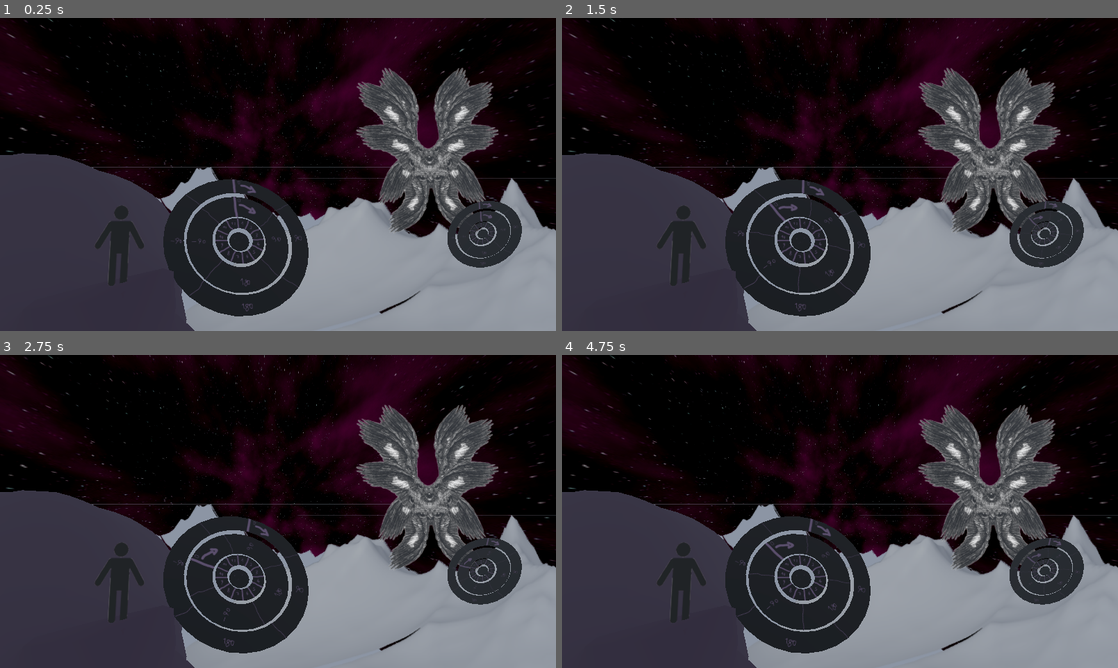
Above: before the commit, frames 1-4 (two rows, left to right).
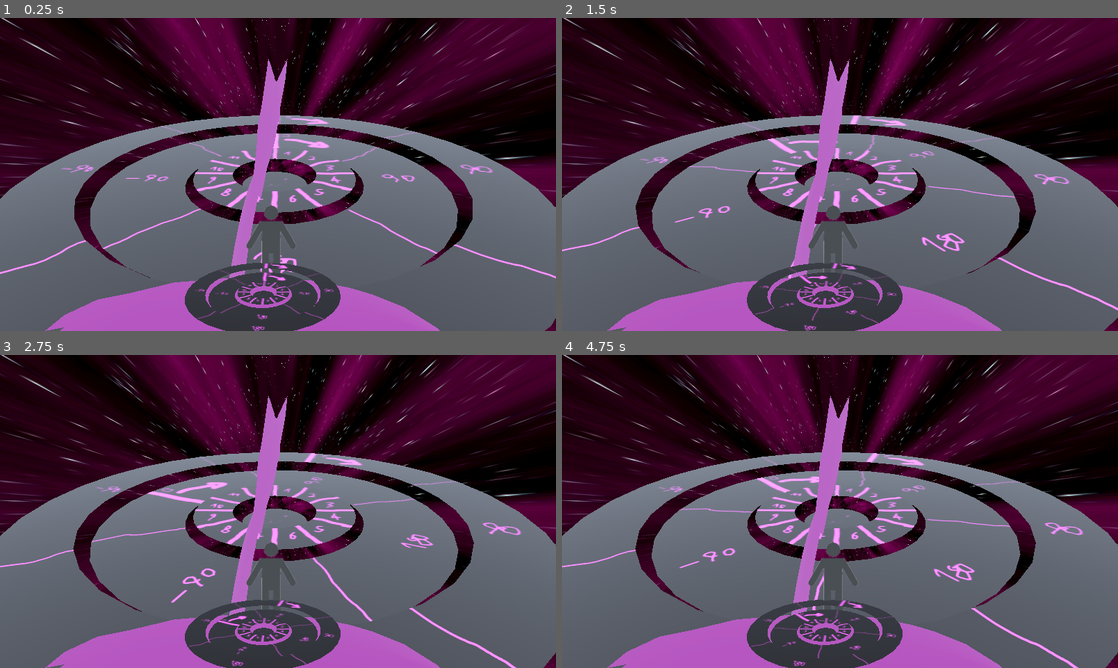
Above: after the commit, the same moments.

Repository: elpozewaunig/SacrilegiousTerminus
Game: Godot game, scene res://scenes/FightScenes/TheRift/TheRift.tscn
Two runs of this game, one before a commit and one after it. Both use one fixed random seed, a clock stepped at 60 frames per second and the inputs below. This scene is started directly instead of the project's main scene.
Inputs:
- Up to frame 1 (0.25 s): no input
- Up to frame 2 (1.5 s): tap Enter at 0.5 s; hold Right (input-right) 0.53-1.28 s; tap Space (input-next) at 0.6, 1.35 s; hold A (input-left) from 1.28 s (still down)
- Up to frame 3 (2.75 s): tap Space (input-next) at 2, 2.1 s; release A (input-left) at 2.03 s; hold Right (input-right) from 2.03 s (still down)
- Up to frame 4 (4.75 s): tap Space (input-next) at 2.85, 3.6, 4.35 s; tap Enter at 3.5 s; release Right (input-right) at 3.53 s; hold A (input-left) from 3.53 s (still down)

The runs differ from the first frame. In frame 1, 84% of the frame differs, in the area x 0-100%, y 0-100%; in frame 2, 84%; in frame 3, 84%; in frame 4, 84%.

Commit message:
Placerholder Scenes for all Levels

Diff:
--- /dev/null
+++ b/scenes/FightScenes/TheChurch/TheChurch.tscn
@@ -0,0 +1,56 @@
+[gd_scene load_steps=8 format=3 uid="uid://coj8cff6bnd1d"]
+
+[ext_resource type="Texture2D" uid="uid://0xx8lsd3qsf7" path="res://scenes/FightScenes/placeholders/14526816-strichmannchen-stickman-symbol-piktogramm-einfach-vektor-removebg-preview.png" id="2_t5gke"]
+[ext_resource type="ArrayMesh" uid="uid://qacqpw4p6l44" path="res://scenes/FightScenes/TheChurch/3DFront/Church1.obj" id="3_86ghy"]
+[ext_resource type="PackedScene" uid="uid://ccelpifkgb5xq" path="res://scenes/SpellCastWheel/SpellCastWheel.tscn" id="4_d7x5v"]
+
+[sub_resource type="ProceduralSkyMaterial" id="ProceduralSkyMaterial_xoc00"]
+
+[sub_resource type="Sky" id="Sky_iusol"]
+sky_material = SubResource("ProceduralSkyMaterial_xoc00")
+
+[sub_resource type="Environment" id="Environment_055ba"]
+background_mode = 2
+sky = SubResource("Sky_iusol")
+sky_custom_fov = 129.8
+sky_rotation = Vector3(-0.228638, 0, 0)
+ambient_light_color = Color(0.497937, 0.417187, 0.591134, 1)
+ambient_light_sky_contribution = 0.0
+ambient_light_energy = 0.0
+tonemap_exposure = 1.92
+glow_enabled = true
+fog_enabled = true
+
+[sub_resource type="CameraAttributesPractical" id="CameraAttributesPractical_nx174"]
+exposure_multiplier = 0.437
+
+[node name="TheRift" type="Node3D"]
+
+[node name="Camera3D" type="Camera3D" parent="."]
+transform = Transform3D(0.936948, -0.346439, 0.0459121, 0.250435, 0.757246, 0.603208, -0.243741, -0.553677, 0.796261, 1.355, 1.505, -0.675)
+fov = 74.1
+
+[node name="Protag" type="Sprite3D" parent="."]
+transform = Transform3D(0.124035, 0, 0.150467, 0, 0.195, 0, -0.150467, 0, 0.124035, 0.179, 0.008, -2.122)
+texture = ExtResource("2_t5gke")
+
+[node name="Robert" type="Sprite3D" parent="."]
+transform = Transform3D(0.139798, 0, -0.135947, 0, 0.195, 0, 0.135947, 0, 0.139798, 2.33004, 0.00887898, -2.18645)
+texture = ExtResource("2_t5gke")
+
+[node name="SpellCastWheel" parent="." instance=ExtResource("4_d7x5v")]
+transform = Transform3D(0.410222, 0, 0.159115, 0, 0.44, 0, -0.159115, 0, 0.410222, 0.213, -0.399, -2.123)
+
+[node name="SpellCastWheel2" parent="." instance=ExtResource("4_d7x5v")]
+transform = Transform3D(0.312211, 0, -0.310039, 0, 0.44, 0, 0.310039, 0, 0.312211, 2.283, -0.399, -2.123)
+
+[node name="WorldEnvironment" type="WorldEnvironment" parent="."]
+environment = SubResource("Environment_055ba")
+camera_attributes = SubResource("CameraAttributesPractical_nx174")
+
+[node name="Church1" type="MeshInstance3D" parent="."]
+transform = Transform3D(-6.55671e-09, 0, 0.15, 0, 0.15, 0, -0.15, 0, -6.55671e-09, 1.16937, -2.13516, -4.12983)
+mesh = ExtResource("3_86ghy")
+
+[node name="SpotLight3D" type="SpotLight3D" parent="."]
+transform = Transform3D(1, 0, 0, 0, 0.0738823, 0.997267, 0, -0.997267, 0.0738823, 1.09042, 1.13716, -2.13774)
--- /dev/null
+++ b/scenes/FightScenes/TheCountrySide/TheCountrySide.tscn
@@ -0,0 +1,55 @@
+[gd_scene load_steps=10 format=3 uid="uid://bihqmqmhy5qrk"]
+
+[ext_resource type="Texture2D" uid="uid://0xx8lsd3qsf7" path="res://scenes/FightScenes/placeholders/14526816-strichmannchen-stickman-symbol-piktogramm-einfach-vektor-removebg-preview.png" id="1_jmr8u"]
+[ext_resource type="PackedScene" uid="uid://ccelpifkgb5xq" path="res://scenes/SpellCastWheel/SpellCastWheel.tscn" id="2_2k6fj"]
+[ext_resource type="Texture2D" uid="uid://c1jpuah8esq03" path="res://scenes/FightScenes/placeholders/tweet-shiraaa-picsart-02-06-06-47-29-removebg-preview.png" id="2_8jbw0"]
+[ext_resource type="Texture2D" uid="uid://btjnrke4c1pf3" path="res://scenes/FightScenes/TheMountain/Skybox/spacenopink.jpg" id="3_g3qk6"]
+[ext_resource type="ArrayMesh" uid="uid://doauu2not8aks" path="res://scenes/FightScenes/TheCountrySide/CountrySide1.obj" id="5_vwdhb"]
+
+[sub_resource type="PanoramaSkyMaterial" id="PanoramaSkyMaterial_ow5hs"]
+panorama = ExtResource("3_g3qk6")
+
+[sub_resource type="Sky" id="Sky_iusol"]
+sky_material = SubResource("PanoramaSkyMaterial_ow5hs")
+
+[sub_resource type="Environment" id="Environment_055ba"]
+background_mode = 2
+sky = SubResource("Sky_iusol")
+sky_rotation = Vector3(-0.228638, 0, 0)
+ambient_light_color = Color(0.497937, 0.417187, 0.591134, 1)
+ambient_light_sky_contribution = 0.0
+ambient_light_energy = 0.0
+tonemap_exposure = 1.92
+glow_enabled = true
+fog_enabled = true
+
+[sub_resource type="CameraAttributesPractical" id="CameraAttributesPractical_nx174"]
+exposure_multiplier = 0.437
+
+[node name="TheRift" type="Node3D"]
+
+[node name="Camera3D" type="Camera3D" parent="."]
+transform = Transform3D(1, 0, 0, 0, 0.968583, -0.24869, 0, 0.24869, 0.968583, 1.016, -1.154, 2.384)
+fov = 61.2
+
+[node name="Protag" type="Sprite3D" parent="."]
+transform = Transform3D(0.182756, 0.0256697, -0.0629777, -0.0320894, 0.191759, -0.0149602, 0.0599616, 0.0243846, 0.183943, 1.61, -1.078, 1.562)
+texture = ExtResource("1_jmr8u")
+
+[node name="Enemy" type="Sprite3D" parent="."]
+transform = Transform3D(0.357826, 0, -0.0395044, 0, 0.36, 0, 0.0395044, 0, 0.357826, 0.489, 0.044, -2.186)
+texture = ExtResource("2_8jbw0")
+
+[node name="SpellCastWheel" parent="." instance=ExtResource("2_2k6fj")]
+transform = Transform3D(0.278687, -0.34049, 1.48833e-08, 0, -1.9233e-08, -0.44, 0.340489, 0.278688, -1.21818e-08, 1.328, -0.924, 1.123)
+
+[node name="SpellCastWheel2" parent="." instance=ExtResource("2_2k6fj")]
+transform = Transform3D(-0.360043, 0.451172, -0.359462, -0.27214, 0.240769, 0.574778, 0.508634, 0.448189, 0.0530807, -0.692, -0.08, -1.634)
+
+[node name="WorldEnvironment" type="WorldEnvironment" parent="."]
+environment = SubResource("Environment_055ba")
+camera_attributes = SubResource("CameraAttributesPractical_nx174")
+
+[node name="CountrySide1" type="MeshInstance3D" parent="."]
+transform = Transform3D(-4.37114e-09, 0, -0.1, 0, 0.1, 0, 0.1, 0, -4.37114e-09, 0.938697, -1.90746, -1.34375)
+mesh = ExtResource("5_vwdhb")
--- /dev/null
+++ b/scenes/FightScenes/TheMountain/Skybox/SpaceSkyBox.tres
@@ -0,0 +1,6 @@
+[gd_resource type="PanoramaSkyMaterial" load_steps=2 format=3 uid="uid://di53o2e08jnik"]
+
+[ext_resource type="Texture2D" uid="uid://sumv4w64qs8j" path="res://scenes/FightScenes/TheMountain/Skybox/space.jpg" id="1_gof7n"]
+
+[resource]
+panorama = ExtResource("1_gof7n")
--- /dev/null
+++ b/scenes/FightScenes/TheMountain/TheMountain.tscn
@@ -0,0 +1,62 @@
+[gd_scene load_steps=11 format=3 uid="uid://b0cfnqq0xj6ro"]
+
+[ext_resource type="ArrayMesh" uid="uid://dgxd07skcrmye" path="res://scenes/FightScenes/TheMountain/3DFront/cliffside.obj" id="1_a22vp"]
+[ext_resource type="Texture2D" uid="uid://0xx8lsd3qsf7" path="res://scenes/FightScenes/placeholders/14526816-strichmannchen-stickman-symbol-piktogramm-einfach-vektor-removebg-preview.png" id="2_u43d2"]
+[ext_resource type="Texture2D" uid="uid://c1jpuah8esq03" path="res://scenes/FightScenes/placeholders/tweet-shiraaa-picsart-02-06-06-47-29-removebg-preview.png" id="3_1ijaa"]
+[ext_resource type="PackedScene" uid="uid://ccelpifkgb5xq" path="res://scenes/SpellCastWheel/SpellCastWheel.tscn" id="4_v1hvn"]
+[ext_resource type="Material" uid="uid://di53o2e08jnik" path="res://scenes/FightScenes/TheMountain/Skybox/SpaceSkyBox.tres" id="5_x87l0"]
+[ext_resource type="Texture2D" uid="uid://clo06kexhsdk5" path="res://scenes/FightScenes/TheMountain/ParallaxLayerTexts/layer1.png" id="6_k1qaw"]
+[ext_resource type="Texture2D" uid="uid://bqessv6mtjusq" path="res://scenes/FightScenes/TheMountain/ParallaxLayerTexts/layer2.png" id="7_3qoeg"]
+
+[sub_resource type="Sky" id="Sky_iusol"]
+sky_material = ExtResource("5_x87l0")
+
+[sub_resource type="Environment" id="Environment_055ba"]
+background_mode = 2
+sky = SubResource("Sky_iusol")
+sky_custom_fov = 129.8
+ambient_light_color = Color(0.497937, 0.417187, 0.591134, 1)
+ambient_light_sky_contribution = 0.0
+ambient_light_energy = 0.4
+tonemap_exposure = 1.13
+glow_enabled = true
+fog_enabled = true
+
+[sub_resource type="CameraAttributesPractical" id="CameraAttributesPractical_nx174"]
+exposure_multiplier = 0.437
+
+[node name="TheRift" type="Node3D"]
+
+[node name="Camera3D" type="Camera3D" parent="."]
+transform = Transform3D(1, 0, 0, 0, 0.992546, -0.121869, 0, 0.121869, 0.992546, 0.23, 0.415, -0.435)
+fov = 50.0
+
+[node name="Cliffside" type="MeshInstance3D" parent="."]
+transform = Transform3D(1, 0, 0, 0, 1, 0, 0, 0, 1, -0.253, 0.01, 0.226)
+mesh = ExtResource("1_a22vp")
+
+[node name="Protag" type="Sprite3D" parent="."]
+transform = Transform3D(0.195, 0, 0, 0, 0.195, 0, 0, 0, 0.195, -1.516, 0.091, -4.197)
+texture = ExtResource("2_u43d2")
+
+[node name="Enemy" type="Sprite3D" parent="."]
+transform = Transform3D(0.88, 0, 0, 0, 0.88, 0, 0, 0, 0.88, 4.37, 2.287, -9.541)
+texture = ExtResource("3_1ijaa")
+
+[node name="SpellCastWheel" parent="." instance=ExtResource("4_v1hvn")]
+transform = Transform3D(1.09528, 0.370278, 0.209476, 0, 0.578562, -1.02269, -0.425425, 0.953302, 0.539308, -0.395682, 0, -5.95621)
+
+[node name="SpellCastWheel2" parent="." instance=ExtResource("4_v1hvn")]
+transform = Transform3D(0.467647, -0.642648, -0.201769, 0.178624, 0.355154, -0.717188, 0.649461, 0.365061, 0.342535, 4.93, 0, -8.239)
+
+[node name="WorldEnvironment" type="WorldEnvironment" parent="."]
+environment = SubResource("Environment_055ba")
+camera_attributes = SubResource("CameraAttributesPractical_nx174")
+
+[node name="PrallaxLayer1" type="Sprite3D" parent="."]
+transform = Transform3D(10, 0, 0, 0, 10, 0, 0, 0, 10, 36.39, -9.975, -77.154)
+texture = ExtResource("6_k1qaw")
+
+[node name="PrallaxLayer2" type="Sprite3D" parent="."]
+transform = Transform3D(100, 0, 0, 0, 100, 0, 0, 0, 100, -242.35, -87.25, -643.267)
+texture = ExtResource("7_3qoeg")
--- a/scenes/FightScenes/TheRift/TheRift.tscn
+++ b/scenes/FightScenes/TheRift/TheRift.tscn
@@ -1,27 +1,21 @@
-[gd_scene load_steps=12 format=3 uid="uid://b0cfnqq0xj6ro"]
+[gd_scene load_steps=8 format=3 uid="uid://icf506yysjwv"]
 
-[ext_resource type="ArrayMesh" uid="uid://dgxd07skcrmye" path="res://scenes/FightScenes/TheRift/3DFront/cliffside.obj" id="1_eq085"]
-[ext_resource type="Texture2D" uid="uid://0xx8lsd3qsf7" path="res://scenes/FightScenes/placeholders/14526816-strichmannchen-stickman-symbol-piktogramm-einfach-vektor-removebg-preview.png" id="2_8p3rk"]
-[ext_resource type="Texture2D" uid="uid://c1jpuah8esq03" path="res://scenes/FightScenes/placeholders/tweet-shiraaa-picsart-02-06-06-47-29-removebg-preview.png" id="3_i0cr4"]
-[ext_resource type="PackedScene" uid="uid://ccelpifkgb5xq" path="res://scenes/SpellCastWheel/SpellCastWheel.tscn" id="4_1qrmd"]
-[ext_resource type="Texture2D" uid="uid://sumv4w64qs8j" path="res://scenes/FightScenes/TheRift/Skybox/space.jpg" id="5_85042"]
-[ext_resource type="Texture2D" uid="uid://clo06kexhsdk5" path="res://scenes/FightScenes/TheRift/PrallaxLayerTexts/paralaxlayer1.png" id="5_tx0kx"]
-[ext_resource type="Texture2D" uid="uid://bqessv6mtjusq" path="res://scenes/FightScenes/TheRift/PrallaxLayerTexts/paralaxlayer2.png" id="6_1yfnl"]
-
-[sub_resource type="PanoramaSkyMaterial" id="PanoramaSkyMaterial_ss00f"]
-panorama = ExtResource("5_85042")
+[ext_resource type="ArrayMesh" uid="uid://dgxd07skcrmye" path="res://scenes/FightScenes/TheMountain/3DFront/cliffside.obj" id="1_fpn6q"]
+[ext_resource type="Texture2D" uid="uid://0xx8lsd3qsf7" path="res://scenes/FightScenes/placeholders/14526816-strichmannchen-stickman-symbol-piktogramm-einfach-vektor-removebg-preview.png" id="2_sqrb7"]
+[ext_resource type="PackedScene" uid="uid://ccelpifkgb5xq" path="res://scenes/SpellCastWheel/SpellCastWheel.tscn" id="4_mhwm0"]
+[ext_resource type="Material" uid="uid://di53o2e08jnik" path="res://scenes/FightScenes/TheMountain/Skybox/SpaceSkyBox.tres" id="5_c6k1k"]
 
 [sub_resource type="Sky" id="Sky_iusol"]
-sky_material = SubResource("PanoramaSkyMaterial_ss00f")
+sky_material = ExtResource("5_c6k1k")
 
 [sub_resource type="Environment" id="Environment_055ba"]
 background_mode = 2
 sky = SubResource("Sky_iusol")
-sky_custom_fov = 129.8
-ambient_light_color = Color(0.497937, 0.417187, 0.591134, 1)
+sky_custom_fov = 171.1
+ambient_light_color = Color(0.949877, 0.375185, 1, 1)
 ambient_light_sky_contribution = 0.0
 ambient_light_energy = 0.4
-tonemap_exposure = 1.13
+tonemap_exposure = 4.89
 glow_enabled = true
 fog_enabled = true
 
@@ -35,31 +29,23 @@
 fov = 50.0
 
 [node name="Cliffside" type="MeshInstance3D" parent="."]
-transform = Transform3D(1, 0, 0, 0, 1, 0, 0, 0, 1, -0.253, 0.01, 0.226)
-mesh = ExtResource("1_eq085")
+transform = Transform3D(1, 0, 0, 0, 1, 0, 0, 0, 1, 5.197, -2.045, 4.361)
+mesh = ExtResource("1_fpn6q")
+
+[node name="Cliffside2" type="MeshInstance3D" parent="."]
+transform = Transform3D(0.191871, -0.103049, 0, 0.98142, 0.0201465, 0, 0, 0, 1, 0.217, 4.13, -2.068)
+mesh = ExtResource("1_fpn6q")
 
 [node name="Protag" type="Sprite3D" parent="."]
-transform = Transform3D(0.195, 0, 0, 0, 0.195, 0, 0, 0, 0.195, -1.516, 0.091, -4.197)
-texture = ExtResource("2_8p3rk")
+transform = Transform3D(0.195, 0, 0, 0, 0.195, 0, 0, 0, 0.195, 0.154, 0.091, -4.197)
+texture = ExtResource("2_sqrb7")
 
-[node name="Enemy" type="Sprite3D" parent="."]
-transform = Transform3D(0.88, 0, 0, 0, 0.88, 0, 0, 0, 0.88, 4.37, 2.287, -9.541)
-texture = ExtResource("3_i0cr4")
+[node name="SpellCastWheel" parent="." instance=ExtResource("4_mhwm0")]
+transform = Transform3D(0.685, 0, 0, 0, 0.667444, -0.154091, 0, 0.154091, 0.667444, 0.099, -0.3, -3.571)
 
-[node name="SpellCastWheel" parent="." instance=ExtResource("4_1qrmd")]
-transform = Transform3D(1.09528, 0.370278, 0.209476, 0, 0.578562, -1.02269, -0.425425, 0.953302, 0.539308, -0.395682, 0, -5.95621)
-
-[node name="SpellCastWheel2" parent="." instance=ExtResource("4_1qrmd")]
-transform = Transform3D(0.467647, -0.642648, -0.201769, 0.178624, 0.355154, -0.717188, 0.649461, 0.365061, 0.342535, 4.93, 0, -8.239)
+[node name="SpellCastWheel2" parent="." instance=ExtResource("4_mhwm0")]
+transform = Transform3D(9.545, 0, 0, 0, 8.26621, -4.7725, 0, 4.7725, 8.26621, 0.094, 1.72, -14.296)
 
 [node name="WorldEnvironment" type="WorldEnvironment" parent="."]
 environment = SubResource("Environment_055ba")
 camera_attributes = SubResource("CameraAttributesPractical_nx174")
-
-[node name="PrallaxLayer1" type="Sprite3D" parent="."]
-transform = Transform3D(10, 0, 0, 0, 10, 0, 0, 0, 10, 36.39, -9.975, -77.154)
-texture = ExtResource("5_tx0kx")
-
-[node name="PrallaxLayer2" type="Sprite3D" parent="."]
-transform = Transform3D(100, 0, 0, 0, 100, 0, 0, 0, 100, -242.35, -87.25, -643.267)
-texture = ExtResource("6_1yfnl")
--- /dev/null
+++ b/scenes/FightScenes/TheVillage/TheVillage.tscn
@@ -0,0 +1,68 @@
+[gd_scene load_steps=11 format=3 uid="uid://cuwok6iq6ff7t"]
+
+[ext_resource type="Texture2D" uid="uid://0xx8lsd3qsf7" path="res://scenes/FightScenes/placeholders/14526816-strichmannchen-stickman-symbol-piktogramm-einfach-vektor-removebg-preview.png" id="1_s5lov"]
+[ext_resource type="PackedScene" uid="uid://ccelpifkgb5xq" path="res://scenes/SpellCastWheel/SpellCastWheel.tscn" id="3_7ijdh"]
+[ext_resource type="Texture2D" uid="uid://btjnrke4c1pf3" path="res://scenes/FightScenes/TheMountain/Skybox/spacenopink.jpg" id="4_uygc6"]
+[ext_resource type="ArrayMesh" uid="uid://besrpbginhriq" path="res://scenes/FightScenes/TheVillage/3DFront/Village1.obj" id="5_ugspl"]
+[ext_resource type="Texture2D" uid="uid://txddjmwdrtoo" path="res://scenes/FightScenes/TheVillage/ParallaxLayerTexts/layer1.png" id="6_p8xve"]
+[ext_resource type="Texture2D" uid="uid://dcofc1qacn0yx" path="res://scenes/FightScenes/TheVillage/ParallaxLayerTexts/layer2.png" id="7_typ2b"]
+
+[sub_resource type="PanoramaSkyMaterial" id="PanoramaSkyMaterial_ow5hs"]
+panorama = ExtResource("4_uygc6")
+
+[sub_resource type="Sky" id="Sky_iusol"]
+sky_material = SubResource("PanoramaSkyMaterial_ow5hs")
+
+[sub_resource type="Environment" id="Environment_055ba"]
+background_mode = 2
+sky = SubResource("Sky_iusol")
+sky_rotation = Vector3(-0.228638, 0, 0)
+ambient_light_color = Color(0.497937, 0.417187, 0.591134, 1)
+ambient_light_sky_contribution = 0.0
+ambient_light_energy = 0.0
+tonemap_exposure = 1.92
+glow_enabled = true
+fog_enabled = true
+
+[sub_resource type="CameraAttributesPractical" id="CameraAttributesPractical_nx174"]
+exposure_multiplier = 0.437
+
+[node name="TheRift" type="Node3D"]
+
+[node name="Camera3D" type="Camera3D" parent="."]
+transform = Transform3D(0.350207, 0, -0.936672, 0, 1, 0, 0.936672, 0, 0.350207, 2.641, 3.231, 9.415)
+fov = 61.2
+
+[node name="Protag" type="Sprite3D" parent="."]
+transform = Transform3D(0.0381529, 0, -0.363001, 0, 0.365, 0, 0.363001, 0, 0.0381529, 8.11, 1.896, 8.54)
+texture = ExtResource("1_s5lov")
+
+[node name="Pope" type="Sprite3D" parent="."]
+transform = Transform3D(0.241531, 0, -0.266951, 0, 0.36, 0, 0.266951, 0, 0.241531, 7.9249, 1.35132, 1.75236)
+texture = ExtResource("1_s5lov")
+
+[node name="SpellCastWheel" parent="." instance=ExtResource("3_7ijdh")]
+transform = Transform3D(-0.20935, -0.758939, -0.246594, 0, 0.254939, -0.784622, 0.797996, -0.199104, -0.0646928, 6.931, 3.214, 10.169)
+
+[node name="SpellCastWheel2" parent="." instance=ExtResource("3_7ijdh")]
+transform = Transform3D(-0.0740072, -0.728585, -0.717155, -1.01975, 0.103583, 1.79217e-07, 0.0724729, 0.713483, -0.732335, 9.755, 2.522, 1.189)
+
+[node name="WorldEnvironment" type="WorldEnvironment" parent="."]
+environment = SubResource("Environment_055ba")
+camera_attributes = SubResource("CameraAttributesPractical_nx174")
+
+[node name="Village1" type="MeshInstance3D" parent="."]
+transform = Transform3D(1, 0, 0, 0, 1, 0, 0, 0, 1, 4.63601, 1.0264, 12.5934)
+mesh = ExtResource("5_ugspl")
+
+[node name="Sprite3D" type="Sprite3D" parent="."]
+transform = Transform3D(0.45109, 0, -2.189, 0, 2.235, 0, 2.189, 0, 0.45109, 38.3404, 3.49025, 11.9191)
+texture = ExtResource("6_p8xve")
+
+[node name="Sprite3D2" type="Sprite3D" parent="."]
+transform = Transform3D(6.55733, 0, -9.43512, 0, 11.49, 0, 9.43512, 0, 6.55733, 72.278, 3.49025, -64.1466)
+texture = ExtResource("7_typ2b")
+
+[node name="Sprite3D3" type="Sprite3D" parent="."]
+transform = Transform3D(1.2742, 0, 11.4191, 0, 11.49, 0, -11.4191, 0, 1.2742, 90.0211, 3.49025, 12.7107)
+texture = ExtResource("7_typ2b")
Not shown, added: scenes/FightScenes/TheChurch/3DFront/Church1.obj
Not shown, added: scenes/FightScenes/TheChurch/3DFront/Church1.obj.import
Not shown, added: scenes/FightScenes/TheCountrySide/CountrySide1.obj.import
Renamed: scenes/FightScenes/TheRift/3DFront/cliffside.obj -> scenes/FightScenes/TheMountain/3DFront/cliffside.obj
Not shown, added: scenes/FightScenes/TheMountain/3DFront/cliffside.obj.import
Renamed: scenes/FightScenes/TheRift/PrallaxLayerTexts/paralaxlayer1.png -> scenes/FightScenes/TheMountain/ParallaxLayerTexts/layer1.png
Not shown, added: scenes/FightScenes/TheMountain/ParallaxLayerTexts/layer1.png.import
Renamed: scenes/FightScenes/TheRift/PrallaxLayerTexts/paralaxlayer2.png -> scenes/FightScenes/TheMountain/ParallaxLayerTexts/layer2.png
Not shown, added: scenes/FightScenes/TheMountain/ParallaxLayerTexts/layer2.png.import
Renamed: scenes/FightScenes/TheRift/Skybox/space.jpg -> scenes/FightScenes/TheMountain/Skybox/space.jpg
Not shown, added: scenes/FightScenes/TheMountain/Skybox/space.jpg.import
Binary file added: scenes/FightScenes/TheMountain/Skybox/spacenopink.jpg
(and 12 more such lines)
